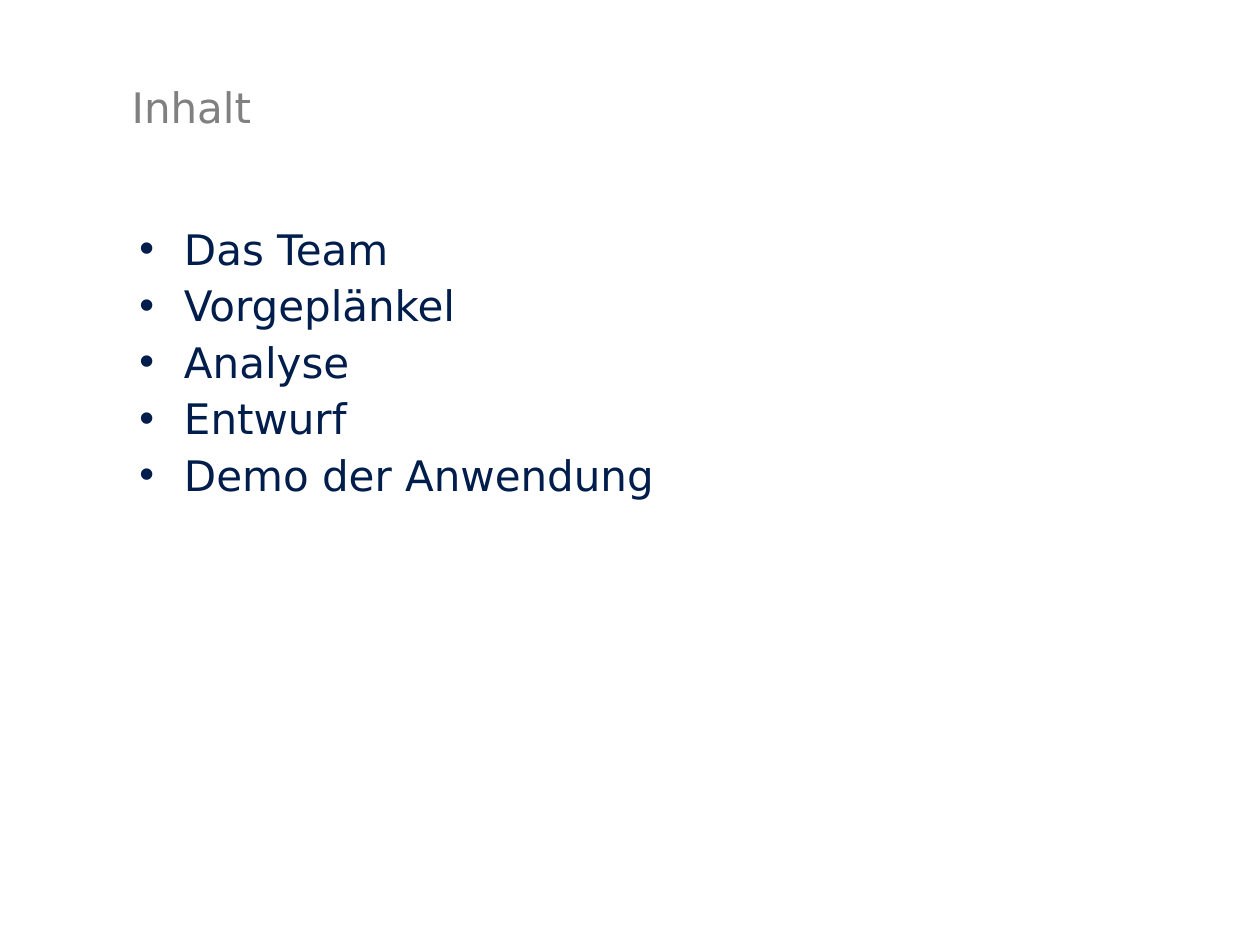
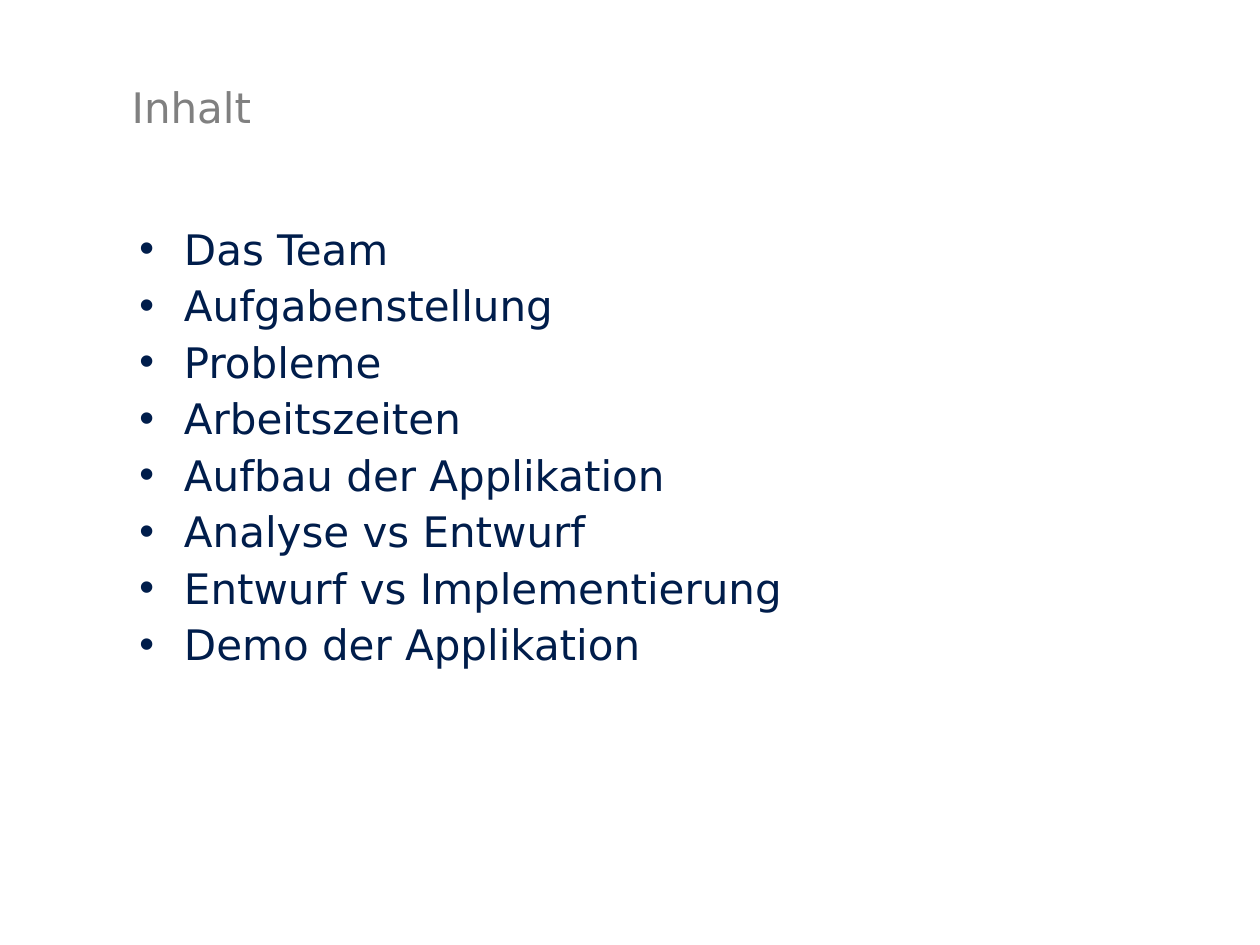
Before and after one commit to MarauderXtreme/bookshop-schiller, a slide deck: slide 2 of Präsi/bwtwfok.odp. Drawn at 1260x945 pixels with LibreOffice and Linux fonts; fonts in the diff are those of the drawing. Boxes give left, top, right and bottom in pixels: in the first picture for what was removed or moved away, otherwise in the second. Text is boxed around its words. In the diff, an @@ line names an element or a change of style, - is before the commit and + after.

Commit message:
updated presentation

```diff
--- a/Präsi/bwtwfok.odp
+++ b/Präsi/bwtwfok.odp
@@ text at (x1=184, y1=289, x2=782, y2=669): text changed @@
-• Vorgeplänkel
-• Analyse
-• Entwurf
-• Demo der Anwendung
+• Aufgabenstellung
+• Probleme
+• Arbeitszeiten
+• Aufbau der Applikation
+• Analyse vs Entwurf
+• Entwurf vs Implementierung
+• Demo der Applikation
```
Also in this commit, not shown: 6 other slides changed, 4 slides added.
